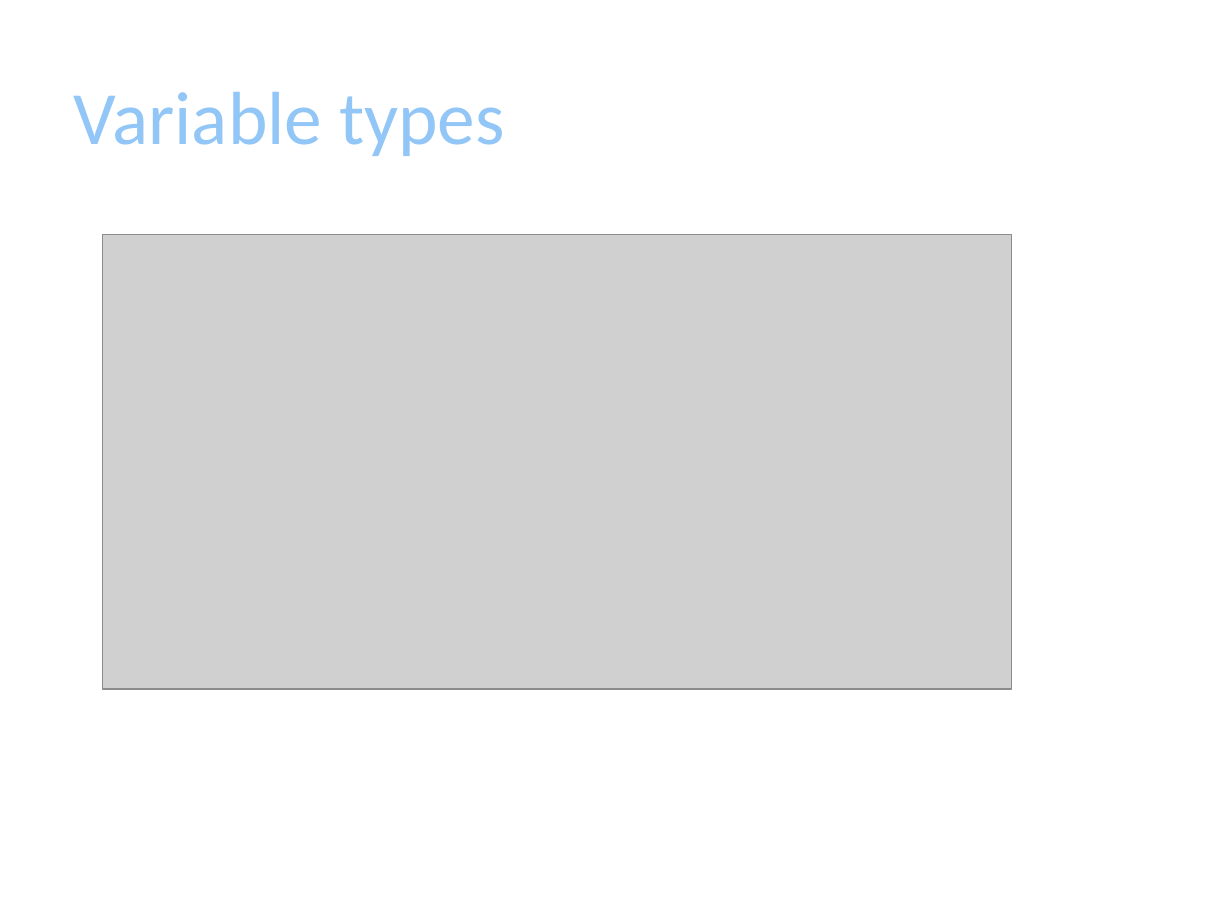
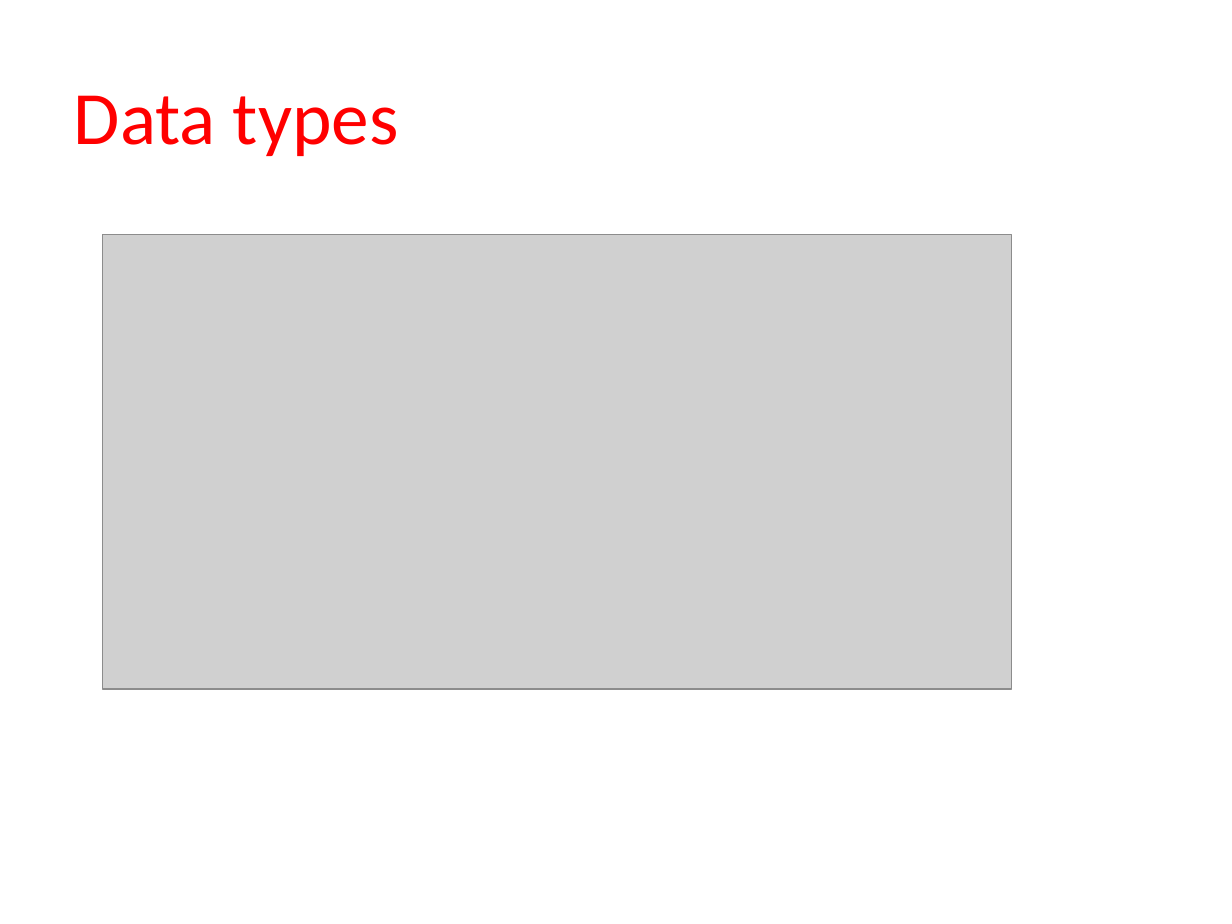
Before and after one commit to vishalamc/CAP489, a slide deck: slide 6 of typescriptVariablesTypesCntrolStructure.pptx. Drawn at 1232x924 pixels with LibreOffice and Linux fonts; fonts in the diff are those of the drawing; grey boxes stand for pictures; background and template pictures are left out. Boxes give left, top, right and bottom in pixels: in the first picture for what was removed or moved away, otherwise in the second. Text is boxed around its words. In the diff, an @@ line names an element or a change of style, - is before the commit and + after.

```diff
--- a/typescriptVariablesTypesCntrolStructure.pptx
+++ b/typescriptVariablesTypesCntrolStructure.pptx
@@ title at (74, 95, 399, 156): text changed; text colour #91C6F7 to #FF0000 @@
-Variable types
+Data types
```
Also in this commit, not shown: 25 other slides changed, 5 slides added, 2 slides removed, 5 other files.
